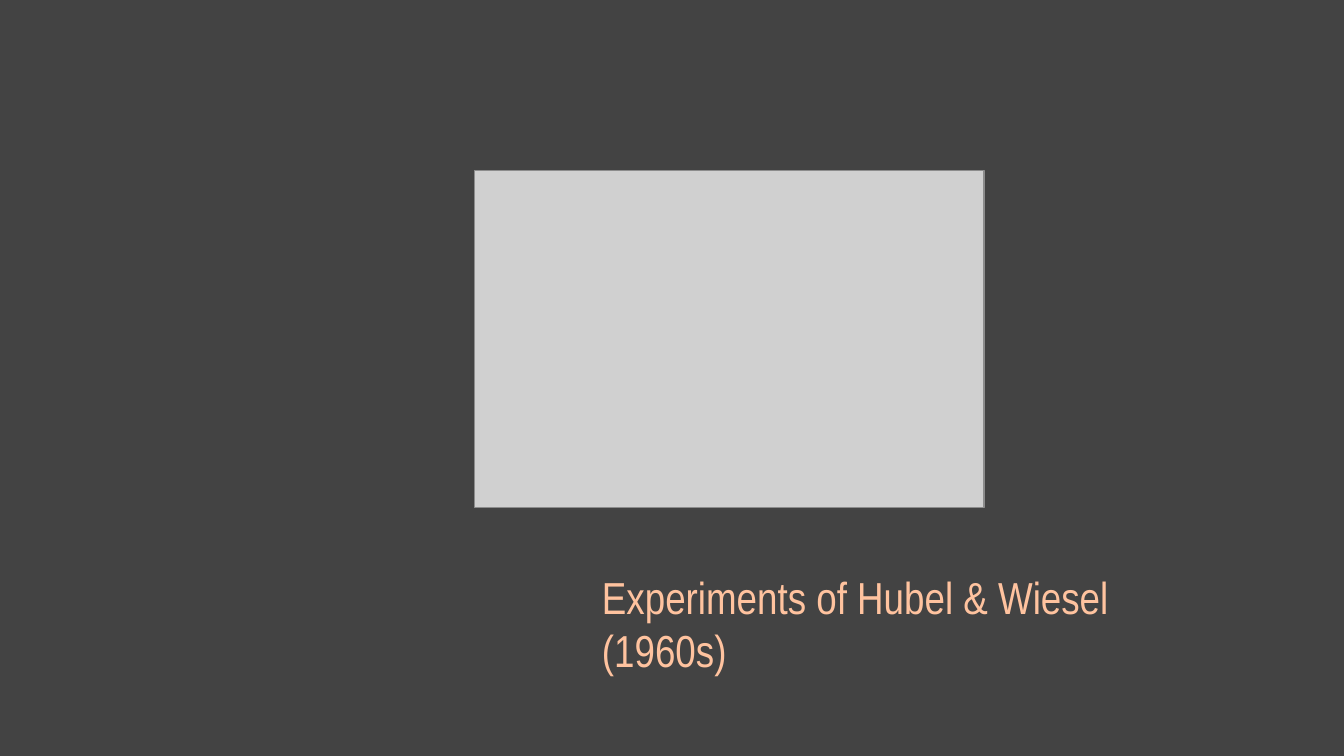
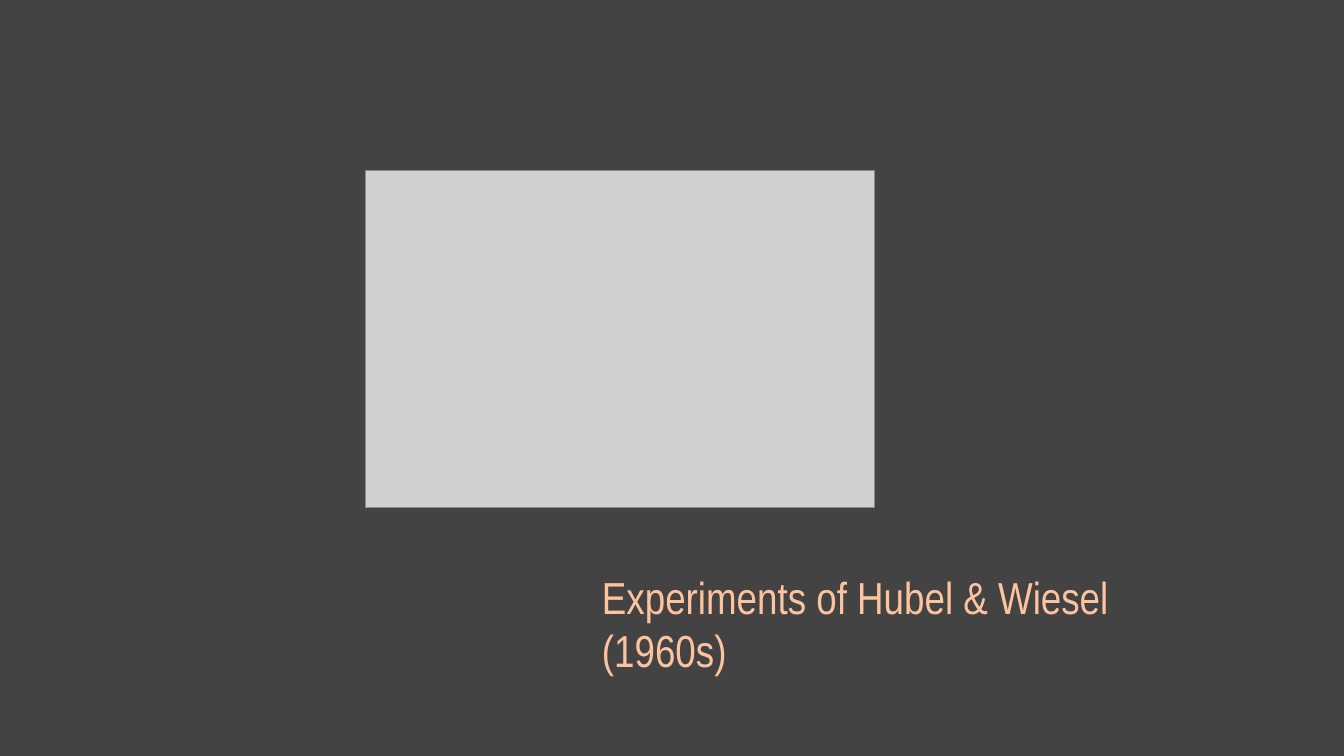
Before and after one commit to SchoolofAI-Algiers/AI2E-workshops, a slide deck: slide 3 of CNNs/CNN_intro.pptx. Drawn at 1344x756 pixels with LibreOffice and Linux fonts; fonts in the diff are those of the drawing; grey boxes stand for pictures; background and template pictures are left out. Boxes give left, top, right and bottom in pixels: in the first picture for what was removed or moved away, otherwise in the second. Text is boxed around its words. In the diff, an @@ line names an element or a change of style, - is before the commit and + after.

```diff
--- a/CNNs/CNN_intro.pptx
+++ b/CNNs/CNN_intro.pptx
@@ picture moved from (x1=474, y1=171, x2=984, y2=508) to (x1=366, y1=171, x2=875, y2=508) @@
```
Also in this commit, not shown: 1 other file.
